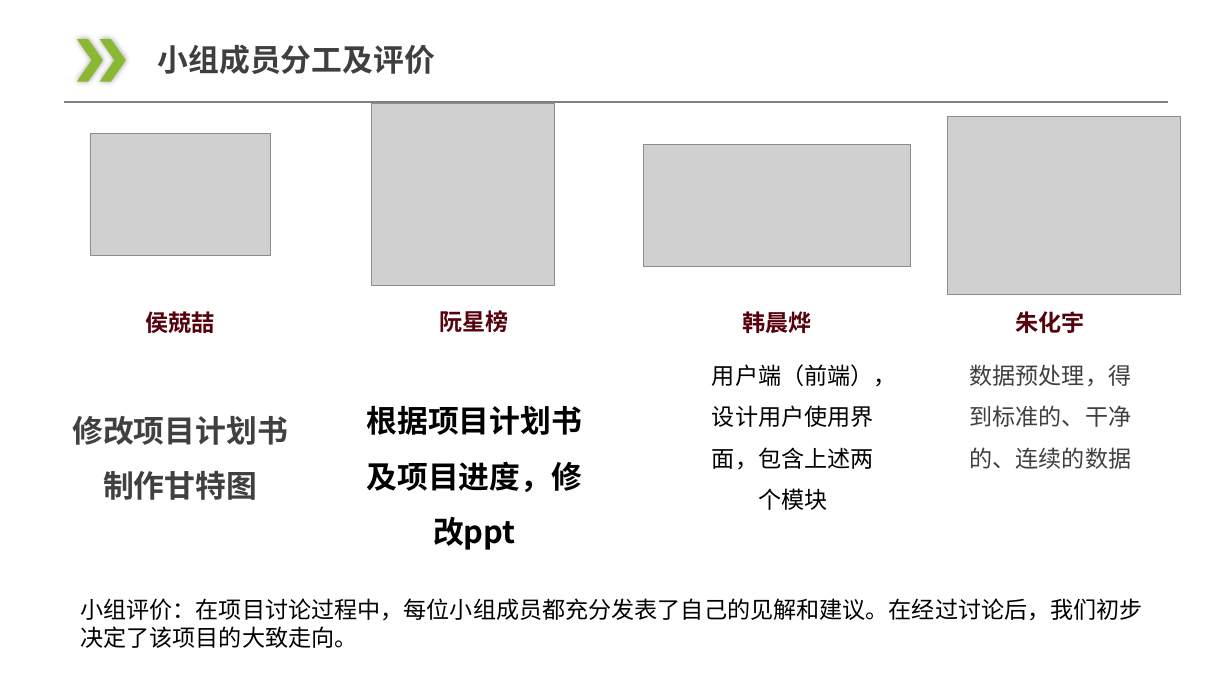
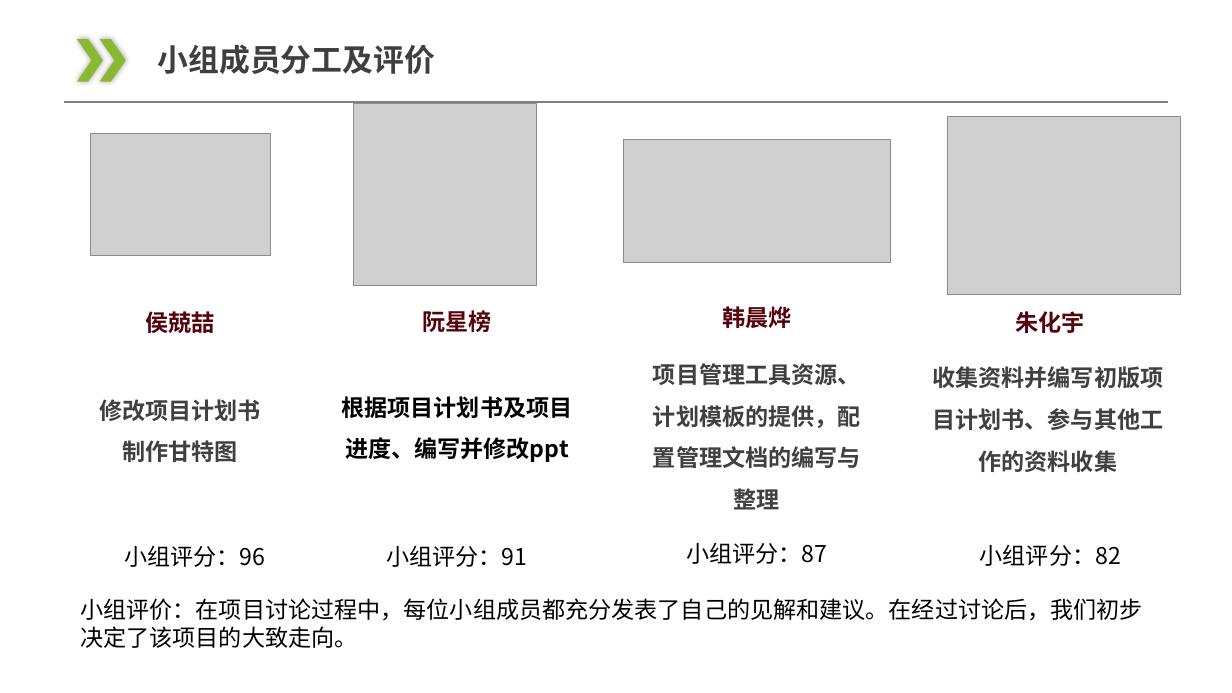
Before and after one commit to JakerHXR/Software-manage, a slide deck: slide 18 of doc/PPT/软件工程项目介绍PPT_2.1.pptx. Drawn at 1232x693 pixels with LibreOffice and Linux fonts; fonts in the diff are those of the drawing; grey boxes stand for pictures. Boxes give left, top, right and bottom in pixels: in the first picture for what was removed or moved away, otherwise in the second. Text is boxed around its words. In the diff, an @@ line names an element or a change of style, - is before the commit and + after.

Commit message:
update ppt
ppt2.1

```diff
--- a/doc/PPT/软件工程项目介绍PPT_2.1.pptx
+++ b/doc/PPT/软件工程项目介绍PPT_2.1.pptx
@@ picture moved from (x1=372, y1=104, x2=555, y2=286) to (x1=354, y1=104, x2=537, y2=286) @@
@@ picture moved from (x1=643, y1=144, x2=911, y2=267) to (x1=623, y1=140, x2=891, y2=262) @@
@@ text "韩晨烨" moved from (x1=743, y1=311, x2=812, y2=333) to (x1=722, y1=306, x2=791, y2=328) @@
@@ text "阮星榜" moved from (x1=440, y1=310, x2=509, y2=332) to (x1=422, y1=310, x2=491, y2=332) @@
@@ text "修改项目计划书" moved from (x1=72, y1=416, x2=288, y2=500) to (x1=99, y1=399, x2=261, y2=462) @@
@@ text "修改项目计划书" at (x1=99, y1=399, x2=261, y2=462): size 24 to 18 pt @@
@@ text at (x1=653, y1=363, x2=861, y2=513): text changed; text colour #000000 to #404040; bold on @@
-用户端（前端），设计用户使用界面，包含上述两个模块
+项目管理工具资源、计划模板的提供，配置管理文档的编写与整理
@@ text at (x1=932, y1=366, x2=1163, y2=472): text changed; bold on @@
-数据预处理，得到标准的、干净的、连续的数据
+收集资料并编写初版项目计划书、参与其他工作的资料收集
@@ text at (x1=341, y1=396, x2=572, y2=462): text changed; size 24 to 18 pt @@
-根据项目计划书及项目进度，修改ppt
+根据项目计划书及项目进度、编写并修改ppt
@@ text added at (x1=124, y1=546, x2=265, y2=567), 18 pt, text #000000 @@
+小组评分：96
@@ text added at (x1=386, y1=546, x2=527, y2=567), 18 pt, text #000000 @@
+小组评分：91
@@ text added at (x1=686, y1=543, x2=827, y2=564), 18 pt, text #000000 @@
+小组评分：87
@@ text added at (x1=980, y1=545, x2=1121, y2=566), 18 pt, text #000000 @@
+小组评分：82
```
